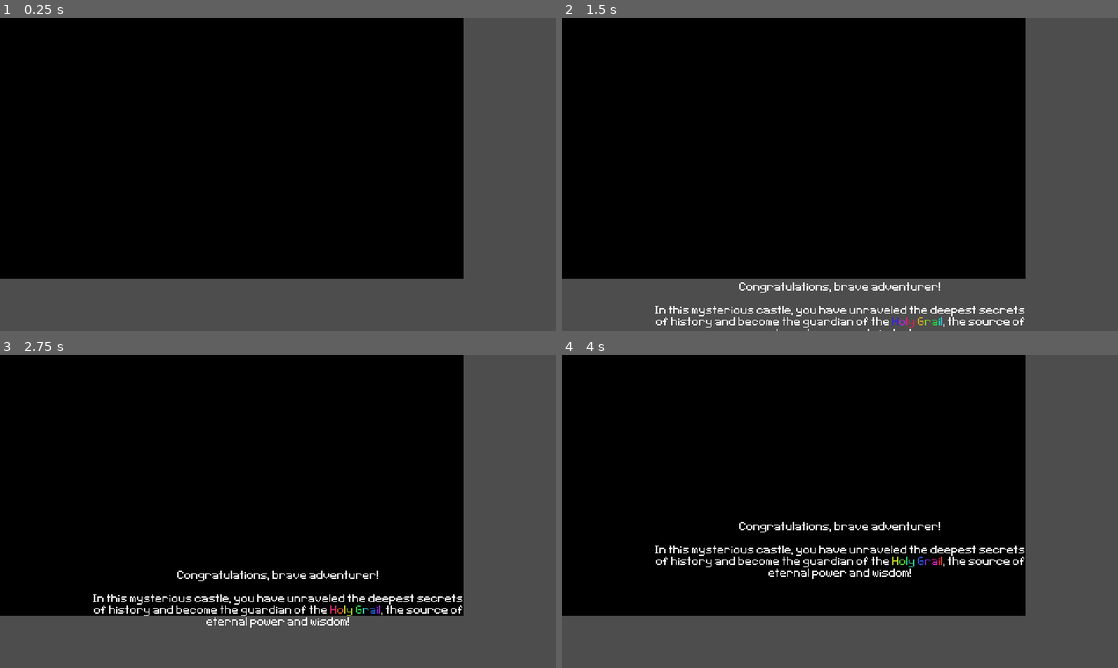
Above: before the commit, frames 1-4 (two rows, left to right).
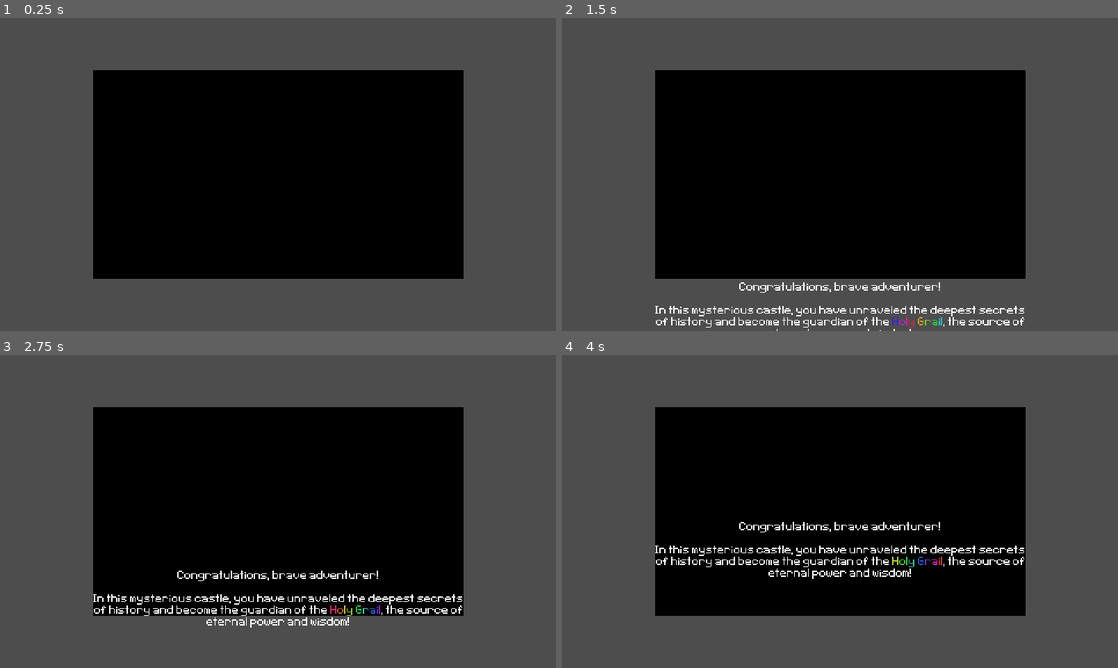
Above: after the commit, the same moments.

Repository: gumaciel/awesome-game-jam-01
Game: Godot game, scene res://scenes/main/main.tscn
The game is run twice, just before and just after one commit, with the same random seed, the same clock (stepped at 60 frames per second) and the same inputs. The engine's default icon, where the game draws it, is replaced by a stand-in: a white triangle on a blue panel in a dark square.
Inputs (mouse positions are in pixels of both pictures, inside the frame that each line leads up to):
- Up to frame 1 (0.25 s): no input
- Up to frame 2 (1.5 s): move the mouse to (962, 158) at 0.52 s; hold D (move_right) 0.53-1.28 s; hold J (alternate) 0.53-1.28 s; click (962, 158) at 0.67 s; move the mouse to (728, 190) at 1.27 s; hold S (move_down) from 1.28 s (still down); tap J (alternate) at 1.35 s
- Up to frame 3 (2.75 s): move the mouse to (333, 442) at 2.02 s; release S (move_down) at 2.03 s; hold D (move_right) from 2.03 s (still down); hold J (alternate) from 2.03 s (still down)
- Up to frame 4 (4 s): move the mouse to (812, 574) at 2.77 s; release D (move_right) at 2.78 s; release J (alternate) at 2.78 s; hold W (move_up) 2.78-3.53 s; tap J (alternate) at 2.85 s; click (812, 574) at 2.92 s; move the mouse to (1006, 558) at 3.52 s; hold A (move_left) from 3.53 s (still down); hold J (alternate) from 3.53 s (still down)

The runs differ from the first frame. In frame 1, 25% of the frame differs, in the area x 0-84%, y 0-84%; in frame 2, 25%; in frame 3, 25%; in frame 4, 25%.

Commit message:
Update ending.tscn

Diff:
--- a/scenes/ending/ending.tscn
+++ b/scenes/ending/ending.tscn
@@ -6,6 +6,33 @@
 [ext_resource type="AudioStream" uid="uid://dnxx6utf1pt1c" path="res://assets/sounds/musics/Final_-_Creditos.ogg" id="3_26rg2"]
 [ext_resource type="FontFile" uid="uid://c6yps1ak18s04" path="res://assets/fonts/Pixeltype.ttf" id="5_0wkje"]
 [ext_resource type="Texture2D" uid="uid://cvxso3oph40vl" path="res://scenes/main/assets/release/Shine_text.png" id="5_uqq1j"]
+
+[sub_resource type="Animation" id="Animation_2gk0q"]
+length = 0.001
+tracks/0/type = "value"
+tracks/0/imported = false
+tracks/0/enabled = true
+tracks/0/path = NodePath("GameMakers:visible")
+tracks/0/interp = 1
+tracks/0/loop_wrap = true
+tracks/0/keys = {
+"times": PackedFloat32Array(0),
+"transitions": PackedFloat32Array(1),
+"update": 1,
+"values": [false]
+}
+tracks/1/type = "value"
+tracks/1/imported = false
+tracks/1/enabled = true
+tracks/1/path = NodePath("GameMakers:position")
+tracks/1/interp = 1
+tracks/1/loop_wrap = true
+tracks/1/keys = {
+"times": PackedFloat32Array(0),
+"transitions": PackedFloat32Array(1),
+"update": 0,
+"values": [Vector2(74, 3)]
+}
 
 [sub_resource type="Animation" id="Animation_pr8wy"]
 resource_name = "load"
@@ -76,33 +103,6 @@
 "values": [true]
 }
 
-[sub_resource type="Animation" id="Animation_2gk0q"]
-length = 0.001
-tracks/0/type = "value"
-tracks/0/imported = false
-tracks/0/enabled = true
-tracks/0/path = NodePath("GameMakers:visible")
-tracks/0/interp = 1
-tracks/0/loop_wrap = true
-tracks/0/keys = {
-"times": PackedFloat32Array(0),
-"transitions": PackedFloat32Array(1),
-"update": 1,
-"values": [false]
-}
-tracks/1/type = "value"
-tracks/1/imported = false
-tracks/1/enabled = true
-tracks/1/path = NodePath("GameMakers:position")
-tracks/1/interp = 1
-tracks/1/loop_wrap = true
-tracks/1/keys = {
-"times": PackedFloat32Array(0),
-"transitions": PackedFloat32Array(1),
-"update": 0,
-"values": [Vector2(74, 3)]
-}
-
 [sub_resource type="AnimationLibrary" id="AnimationLibrary_6nqxf"]
 _data = {
 "RESET": SubResource("Animation_2gk0q"),
@@ -130,7 +130,11 @@
 
 [node name="Ending" type="Control"]
 layout_mode = 3
-anchors_preset = 0
+anchors_preset = 15
+anchor_right = 1.0
+anchor_bottom = 1.0
+grow_horizontal = 2
+grow_vertical = 2
 script = ExtResource("1_d513n")
 
 [node name="BackgroundColorRect" parent="." instance=ExtResource("1_u0cok")]
@@ -202,10 +206,10 @@
 anchor_top = 0.5
 anchor_right = 0.5
 anchor_bottom = 0.5
-offset_left = 74.0
-offset_top = 3.0
-offset_right = 406.0
-offset_bottom = 267.0
+offset_left = -166.0
+offset_top = -132.0
+offset_right = 166.0
+offset_bottom = 132.0
 grow_horizontal = 2
 grow_vertical = 2
 
